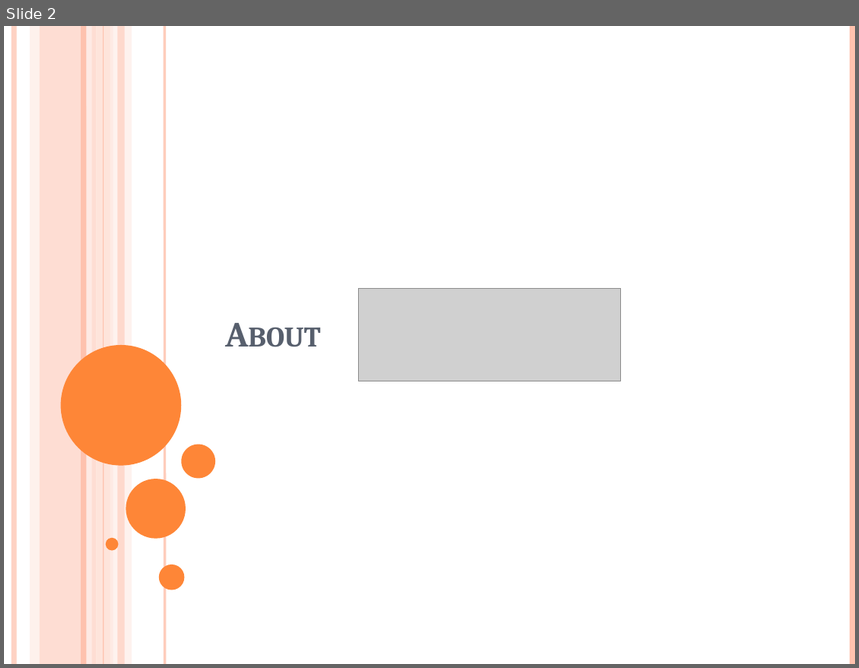
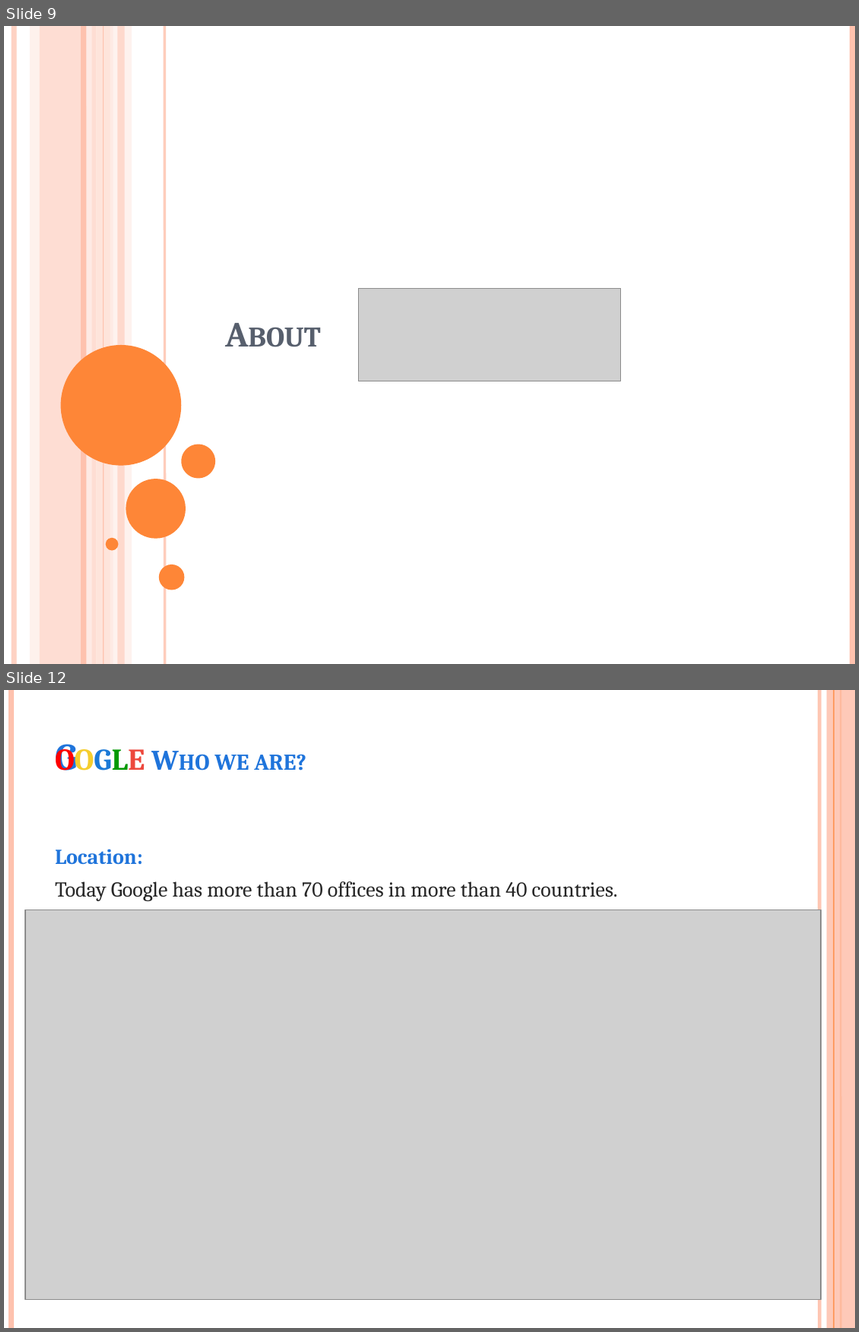
Before and after one commit to sanjayV/js_fundamentals, a slide deck: google/about_google_sanjay.pptx. Shown one above the other, each under a label of ours: slide 2 before the commit, slides 9 and 12 after it; the slides between them are not shown. The pictures are 859x668 and 859x1332 pixels, drawn with LibreOffice and Linux fonts; fonts in the diff are those of the drawing; grey boxes stand for pictures. Boxes give left, top, right and bottom in pixels: in the first picture for what was removed or moved away, otherwise in the second. Text is boxed around its words. In the diff, an @@ line names an element or a change of style, - is before the commit and + after.

Commit message:
added some more info about google

```diff
--- a/google/about_google_sanjay.pptx
+++ b/google/about_google_sanjay.pptx
@@ slide 12 added at (x1=4, y1=690, x2=855, y2=1328), background #FFFFFF @@
@@ line added from (11, 690) to (11, 1328), #FEC3AE 4.5 pt @@
@@ line added from (819, 690) to (819, 1328), #FEC3AE 3 pt @@
@@ rectangle added at (x1=827, y1=690, x2=855, y2=1328), fill #FEC3AE at 87% opacity @@
@@ line added from (834, 690) to (834, 1328), #FE8637 0.75 pt @@
@@ line added from (841, 690) to (841, 1328), #FE8637 1.5 pt @@
@@ title added at (x1=215, y1=754, x2=306, y2=771), 24 pt, text #1F74DB, bold, small capitals @@
+Google Who we are?
@@ text added at (x1=55, y1=849, x2=618, y2=901), 18 pt, text #262626 @@
+Location:
+Today Google has more than 70 offices in more than 40 countries.
@@ picture added at (x1=25, y1=910, x2=821, y2=1300) @@
@@ what was slide 2 is now slide 9 @@
```
Also in this commit, not shown: 8 other slides added.
